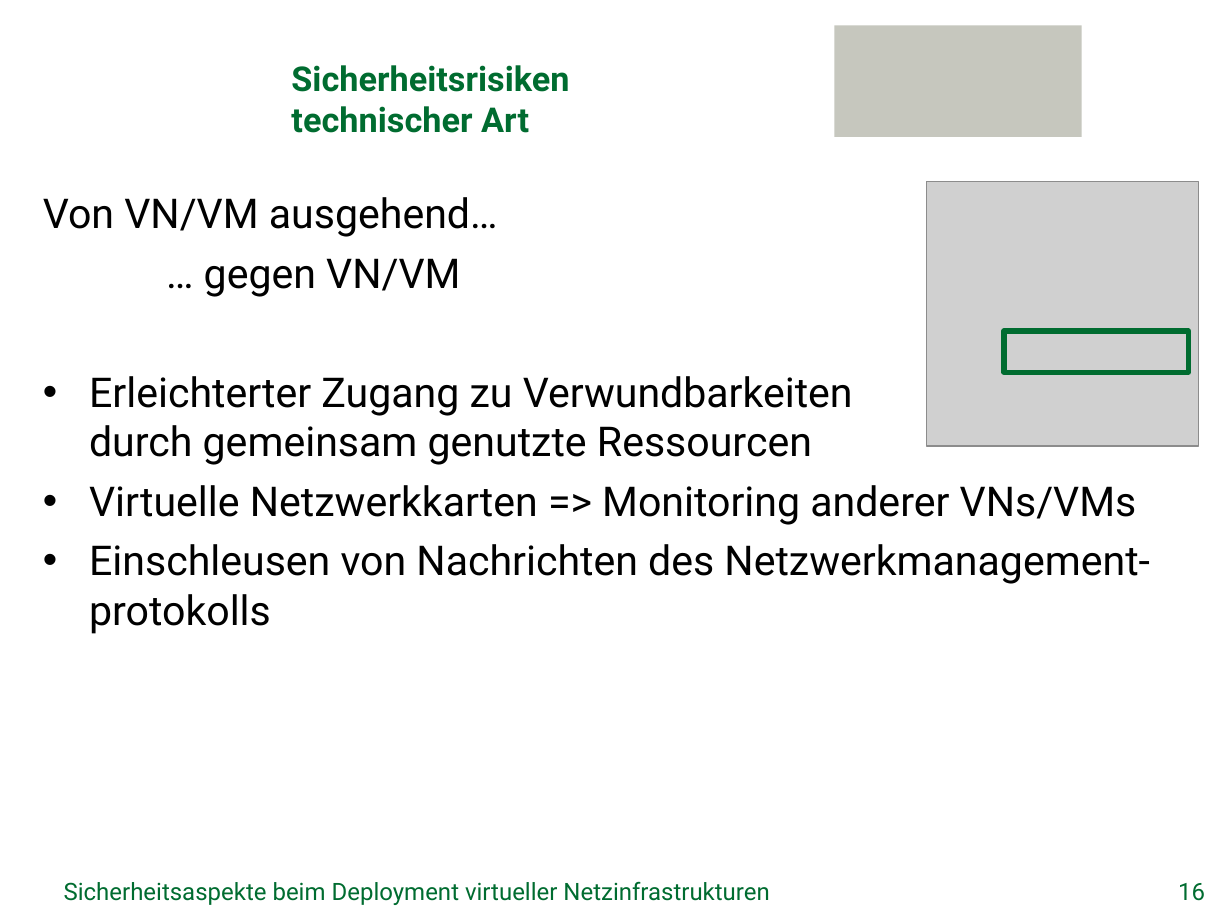
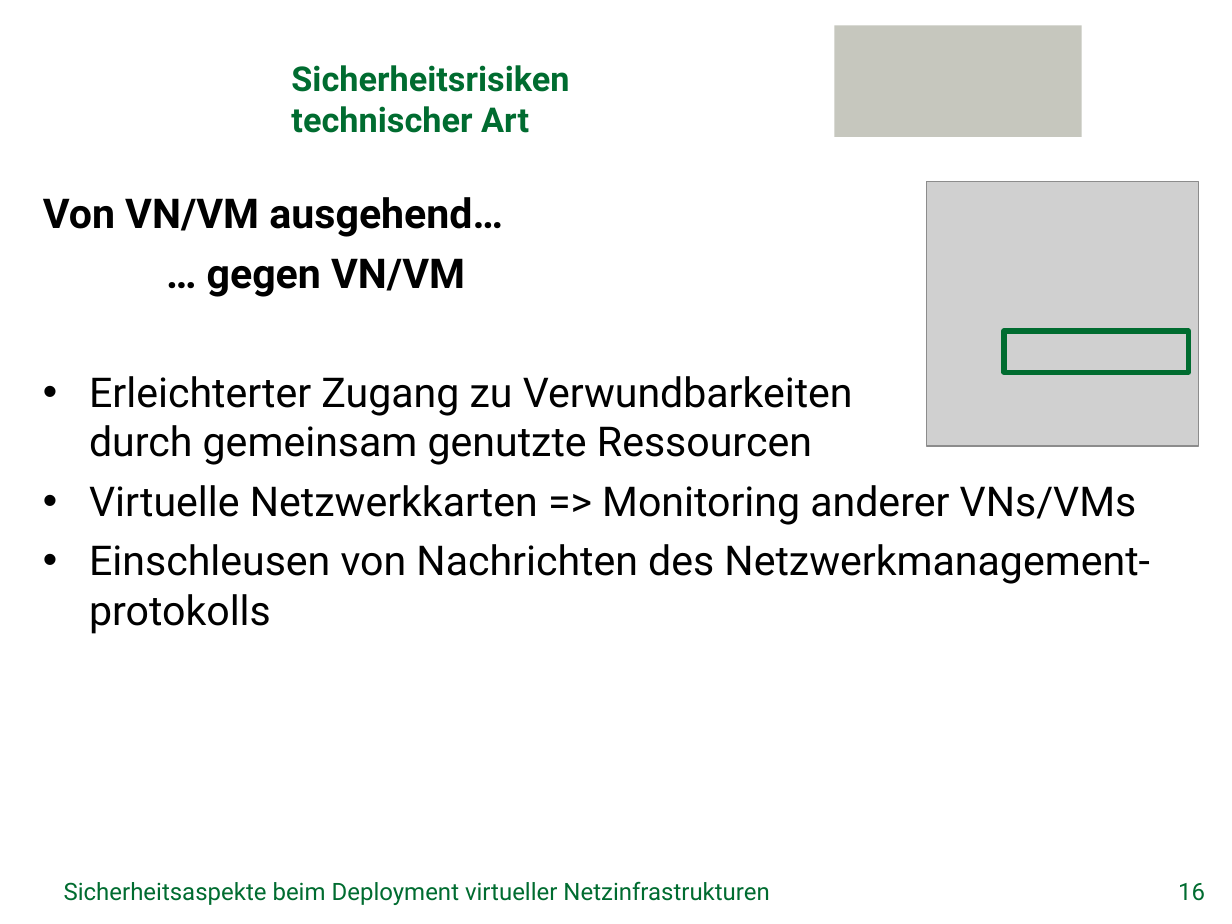
Before and after one commit to GeGroe/timvs, a slide deck: slide 16 of Referat/PowerPoint/TimvS_SVNE.pptx. Drawn at 1232x924 pixels with LibreOffice and Linux fonts; fonts in the diff are those of the drawing; grey boxes stand for pictures; background and template pictures are left out. Boxes give left, top, right and bottom in pixels: in the first picture for what was removed or moved away, otherwise in the second. Text is boxed around its words. In the diff, an @@ line names an element or a change of style, - is before the commit and + after.

```diff
--- a/Referat/PowerPoint/TimvS_SVNE.pptx
+++ b/Referat/PowerPoint/TimvS_SVNE.pptx
@@ text at (x1=43, y1=197, x2=503, y2=297): bold on in "Von VN/VM ausgehend…", "… gegen VN/VM" @@
```
Also in this commit, not shown: 6 other slides changed, 1 other file.
